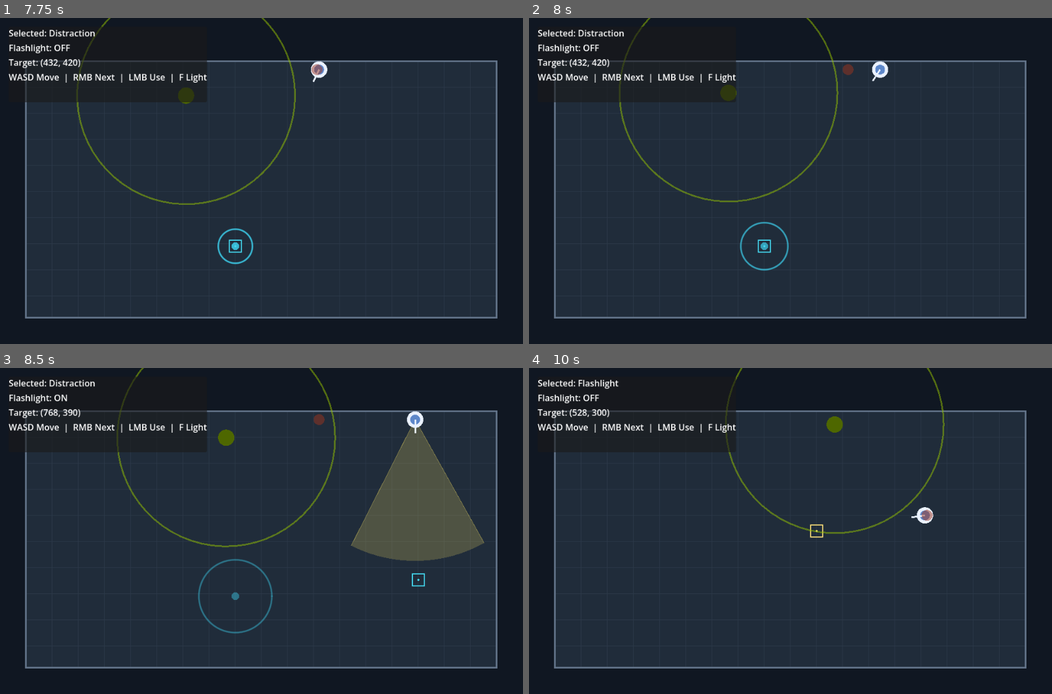
Above: before the commit, frames 1-4 (two rows, left to right).
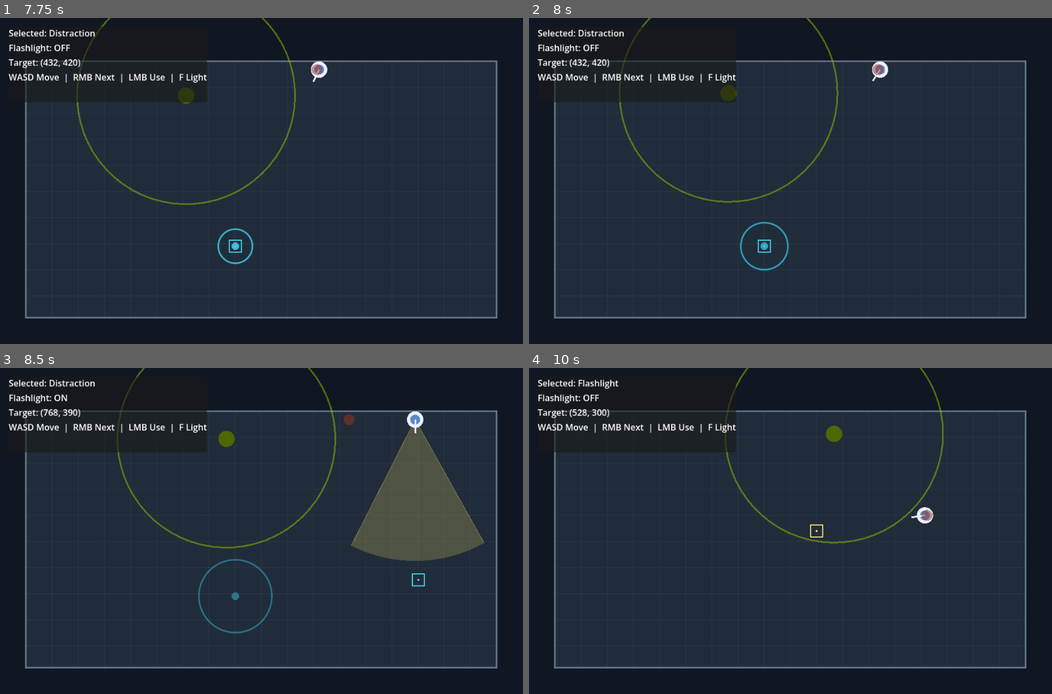
Above: after the commit, the same moments.

Repository: jablonskibrandan/GodotWild98
Game: Godot game, scene res://scenes/main_menu.tscn
Same seed, same stepped clock (60 frames per second), same inputs: the game is played once before the commit and once after it.
Inputs (mouse positions are in pixels of both pictures, inside the frame that each line leads up to):
- Up to frame 1 (7.75 s): click "START" at 0.5 s; tap Enter at 1.25 s; move the mouse to (235, 246) at 1.27 s; hold F (flashlight_toggle) 1.28-2.03 s; hold W (move_up) 1.28-2.78 s; move the mouse to (418, 229) at 2.02 s; right-click (418, 229) at 2.1 s; tap Space at 2.75 s; move the mouse to (104, 132) at 2.77 s; press the mouse at (104, 132) at 2.78 s; hold A (move_left) 2.78-4.28 s; move the mouse to (287, 181) at 3.52 s; release the mouse at (287, 181) at 3.53 s; tap F (flashlight_toggle) at 3.6 s; move the mouse to (183, 99) at 4.27 s; hold S (move_down) 4.28-5.03 s; hold Right mouse button (tool_next) 4.28-5.03 s; move the mouse to (376, 164) at 5.02 s; hold D (move_right) 5.03-5.78 s; click (376, 164) at 5.1 s; move the mouse to (156, 197) at 5.77 s; hold W (move_up) 5.78-6.53 s; hold F (flashlight_toggle) 5.78-6.53 s; move the mouse to (313, 109) at 6.52 s; hold D (move_right) from 6.53 s (still down); right-click (313, 109) at 6.6 s; move the mouse to (235, 246) at 7.27 s; press the mouse at (235, 246) at 7.28 s
- Up to frame 2 (8 s): keep holding D (move_right)
- Up to frame 3 (8.5 s): keep holding D (move_right); move the mouse to (418, 579) at 8.02 s; release the mouse at (418, 579) at 8.03 s; tap F (flashlight_toggle) at 8.1 s
- Up to frame 4 (10 s): move the mouse to (633, 482) at 8.77 s; release D (move_right) at 8.78 s; hold S (move_down) 8.78-9.53 s; hold Right mouse button (tool_next) 8.78-9.53 s; move the mouse to (816, 531) at 9.52 s; hold A (move_left) from 9.53 s (still down); click (816, 531) at 9.6 s

Frame 1 is identical in both runs. In frame 2, 0.2% of the frame differs, in the area x 17-68%, y 0-57%; in frame 3, 0.6%; in frame 4, 1.1%, in the area x 37-80%, y 0-54%.

Commit message:
monster target finder current target focus adjustments

Diff:
--- a/scripts/monsters/monster_target_finder.gd
+++ b/scripts/monsters/monster_target_finder.gd
@@ -9,11 +9,10 @@
 @export_range(0.0, 200.0, 1.0) var hearing: float = 80.0
 # seconds monster will remember hearing or seeing something
 @export_range(0.0, 30.0, 1.0) var memory: float = 5.0
-# percentage monster will focus on current target (extending memory) over other targets
+# percentage monster will focus on current target (extending memory and increasing senses) over other targets
 @export_range(0.1, 1.0, 0.01) var focus: float = .40 #keep within range, do not make 0
-# amount boost to stats (increasing priority) when sensing current target
-@export_range(0.0, 100.0, 1.0) var alertness: float = 50.0
 
+# targets monster remembers sensing, along with last known position
 var target_infos: Dictionary[int, MonsterTargetInfo] = {}
 var chosen_target: int = 0
 # priority monster has to chase current target
@@ -37,19 +36,19 @@
 func look_around():
 	if player != null:
 		var distance := global_position.distance_to(player.global_position)
-		var alert_vision := vision
+		var focus_vision := vision
 		if player.get_instance_id() == chosen_target:
-			alert_vision += alertness
-		if distance <= alert_vision:
-			var priority := int((alert_vision-distance))
+			focus_vision *= (1 + focus)
+		if distance <= focus_vision:
+			var priority := int((focus_vision-distance))
 			notice(player, priority)
 
 func hear(source_node: Node2D, volume: int):
-	var alert_hearing := hearing
+	var focus_hearing := hearing
 	if source_node.get_instance_id() == chosen_target:
-		alert_hearing += alertness
-	if alert_hearing > volume:
-		var priority := int(alert_hearing - volume)
+		focus_hearing *= (1 + focus)
+	if focus_hearing > volume:
+		var priority := int(focus_hearing - volume)
 		notice(source_node, priority)
 
 func _draw() -> void:
@@ -69,10 +68,10 @@
 
 func remember_targets(delta: float):
 	for target in target_infos.keys():
-		var focused_delta := delta
+		var focus_delta := delta
 		if target == chosen_target:
-			focused_delta *= (1 - (focus/2.0))
-		var last_noticed := target_infos[target].pass_time(focused_delta)
+			focus_delta *= (1 - (focus/2.0))
+		var last_noticed := target_infos[target].pass_time(focus_delta)
 		if last_noticed > memory:
 			forget_target(target)
 
